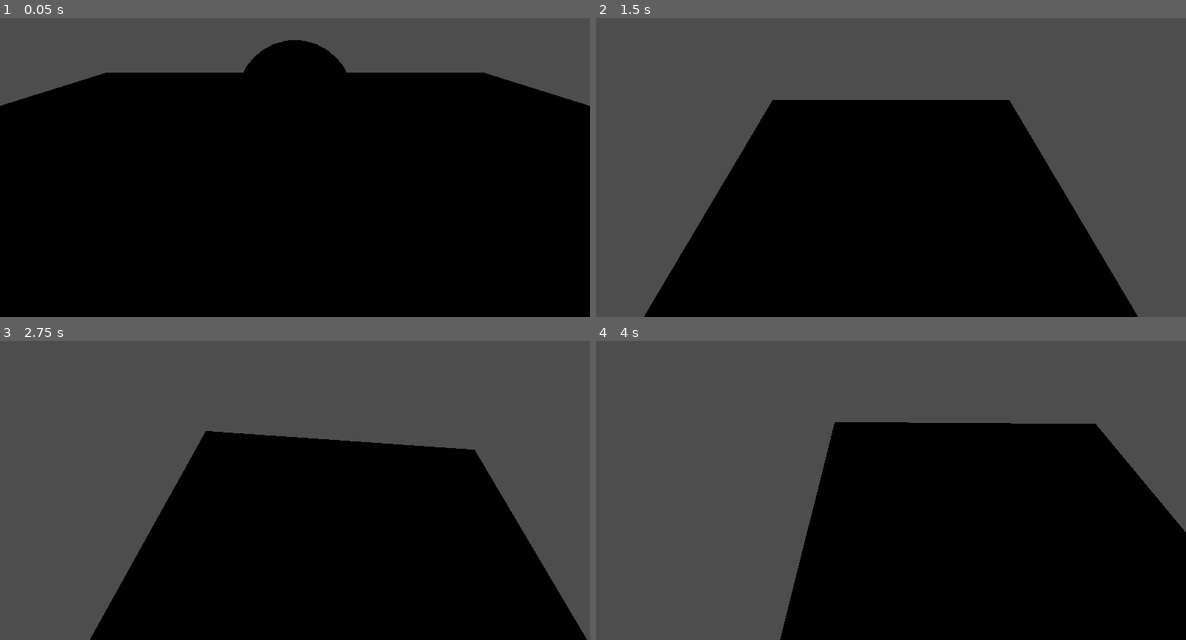
Above: before the commit, frames 1-4 (two rows, left to right).
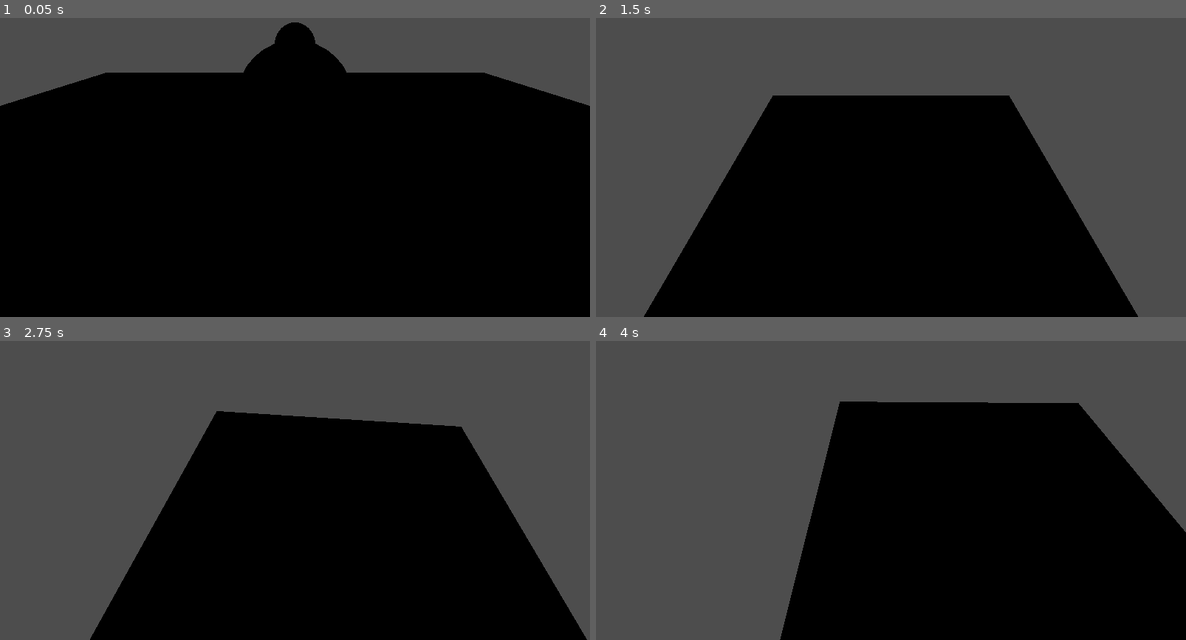
Above: after the commit, the same moments.

Repository: BenjiinxGrimm/knights-bane
Game: Godot game, scene res://scenes/main.tscn
Same seed, same stepped clock (60 frames per second), same inputs: the game is played once before the commit and once after it.
Inputs (mouse positions are in pixels of both pictures, inside the frame that each line leads up to):
- Up to frame 1 (0.05 s): no input
- Up to frame 2 (1.5 s): move the mouse to (861, 218) at 0.52 s; press the mouse at (861, 218) at 0.53 s; hold W (move_up) from 0.53 s (still down); move the mouse to (1068, 200) at 1.27 s; release the mouse at (1068, 200) at 1.28 s; click (1068, 200) at 1.35 s
- Up to frame 3 (2.75 s): move the mouse to (118, 424) at 2.02 s; release W (move_up) at 2.03 s; press the mouse at (118, 424) at 2.03 s; hold A (move_left) from 2.03 s (still down)
- Up to frame 4 (4 s): move the mouse to (920, 475) at 2.77 s; release the mouse at (920, 475) at 2.78 s; click (920, 475) at 2.85 s; move the mouse to (802, 391) at 3.52 s; release A (move_left) at 3.53 s; press the mouse at (802, 391) at 3.53 s; hold S (move_down) from 3.53 s (still down)

The runs differ from the first frame. In frame 1, 0.3% of the frame differs, in the area x 46-54%, y 1-9%; in frame 2, 0.9%; in frame 3, 3.1%, in the area x 15-97%, y 23-99%; in frame 4, 2.9%.

Commit message:
Add enemy HP, hit flash, knockback, and death
Enemy has 3 HP. Takes damage from player hitbox, flashes white on hit,
gets knocked back away from the player, and disappears at 0 HP.
Enemy changed to CharacterBody3D to support physics-based knockback.

Co-Authored-By: Claude Sonnet 4.6 <noreply@anthropic.com>

Diff:
--- a/scenes/main.tscn
+++ b/scenes/main.tscn
@@ -2,6 +2,7 @@
 
 [ext_resource type="Script" uid="uid://c3x6rslqhellm" path="res://scripts/player.gd" id="1"]
 [ext_resource type="Script" uid="uid://hfqdph5pjyg4" path="res://scripts/camera_follow.gd" id="2"]
+[ext_resource type="Script" uid="uid://dv5p2xkr8mn4q" path="res://scripts/enemy.gd" id="3"]
 
 [sub_resource type="StandardMaterial3D" id="StandardMaterial3D_0wfyh"]
 metallic = 1.0
@@ -22,6 +23,12 @@
 
 [sub_resource type="BoxMesh" id="BoxMesh_2"]
 size = Vector3(0.8, 0.6, 0.5)
+
+[sub_resource type="StandardMaterial3D" id="StandardMaterial3D_enemy"]
+albedo_color = Color(0.8, 0.15, 0.15, 1)
+
+[sub_resource type="CapsuleMesh" id="CapsuleMesh_2"]
+material = SubResource("StandardMaterial3D_enemy")
 
 [node name="Main" type="Node3D" unique_id=494362524]
 
@@ -59,6 +66,17 @@
 visible = false
 mesh = SubResource("BoxMesh_2")
 
+[node name="Enemy" type="CharacterBody3D" parent="." unique_id=200000001]
+transform = Transform3D(1, 0, 0, 0, 1, 0, 0, 0, 1, 0, 1.5, -4)
+groups = ["enemy"]
+script = ExtResource("3")
+
+[node name="Mesh" type="MeshInstance3D" parent="Enemy" unique_id=200000002]
+mesh = SubResource("CapsuleMesh_2")
+
+[node name="Collision" type="CollisionShape3D" parent="Enemy" unique_id=200000003]
+shape = SubResource("CapsuleShape3D_1")
+
 [node name="Camera3D" type="Camera3D" parent="." unique_id=1189174466 node_paths=PackedStringArray("target")]
 script = ExtResource("2")
 target = NodePath("../Player")
--- /dev/null
+++ b/scripts/enemy.gd
@@ -0,0 +1,45 @@
+extends CharacterBody3D
+
+@export var max_hp: int = 3
+@export var knockback_speed: float = 8.0
+
+const GRAVITY := -20.0
+const KNOCKBACK_DECAY := 12.0
+const FLASH_DURATION := 0.1
+
+var hp: int
+var _knockback := Vector3.ZERO
+var _flash_timer: float = 0.0
+var _material: StandardMaterial3D
+
+@onready var _mesh: MeshInstance3D = $Mesh
+
+func _ready() -> void:
+	hp = max_hp
+	# Duplicate so each enemy instance has its own material to flash independently
+	_material = _mesh.get_active_material(0).duplicate()
+	_mesh.set_surface_override_material(0, _material)
+
+func _physics_process(delta: float) -> void:
+	_knockback = _knockback.lerp(Vector3.ZERO, KNOCKBACK_DECAY * delta)
+	velocity.x = _knockback.x
+	velocity.z = _knockback.z
+	if not is_on_floor():
+		velocity.y += GRAVITY * delta
+	move_and_slide()
+
+	if _flash_timer > 0.0:
+		_flash_timer -= delta
+		if _flash_timer <= 0.0:
+			_material.albedo_color = Color(0.8, 0.15, 0.15, 1)
+
+func take_damage(amount: int, from_direction: Vector3) -> void:
+	hp -= amount
+	_material.albedo_color = Color(1, 1, 1, 1)
+	_flash_timer = FLASH_DURATION
+	var knock_dir := from_direction
+	knock_dir.y = 0.0
+	if knock_dir.length_squared() > 0.001:
+		_knockback = knock_dir.normalized() * knockback_speed
+	if hp <= 0:
+		queue_free()
--- a/scripts/player.gd
+++ b/scripts/player.gd
@@ -97,5 +97,6 @@
 		rotation.y = atan2(-look_dir.x, -look_dir.z)
 
 func _on_hitbox_body_entered(body: Node3D) -> void:
-	if body.is_in_group("enemy"):
-		print("Hit enemy: ", body.name)
+	if body.is_in_group("enemy") and body.has_method("take_damage"):
+		var knock_dir := (body.global_position - global_position).normalized()
+		body.call("take_damage", 1, knock_dir)
